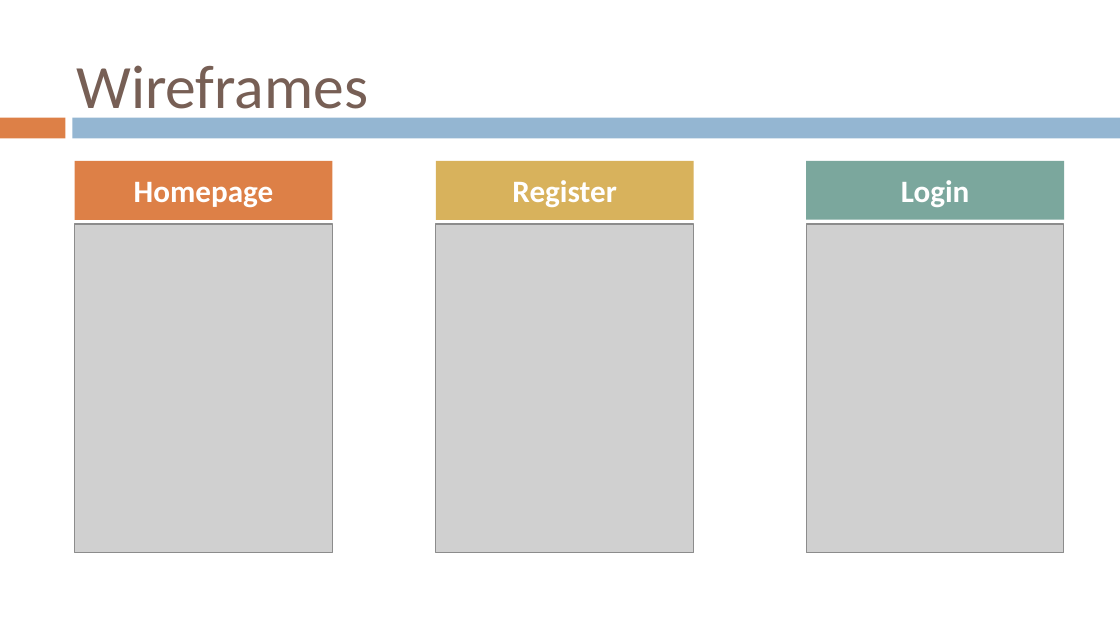
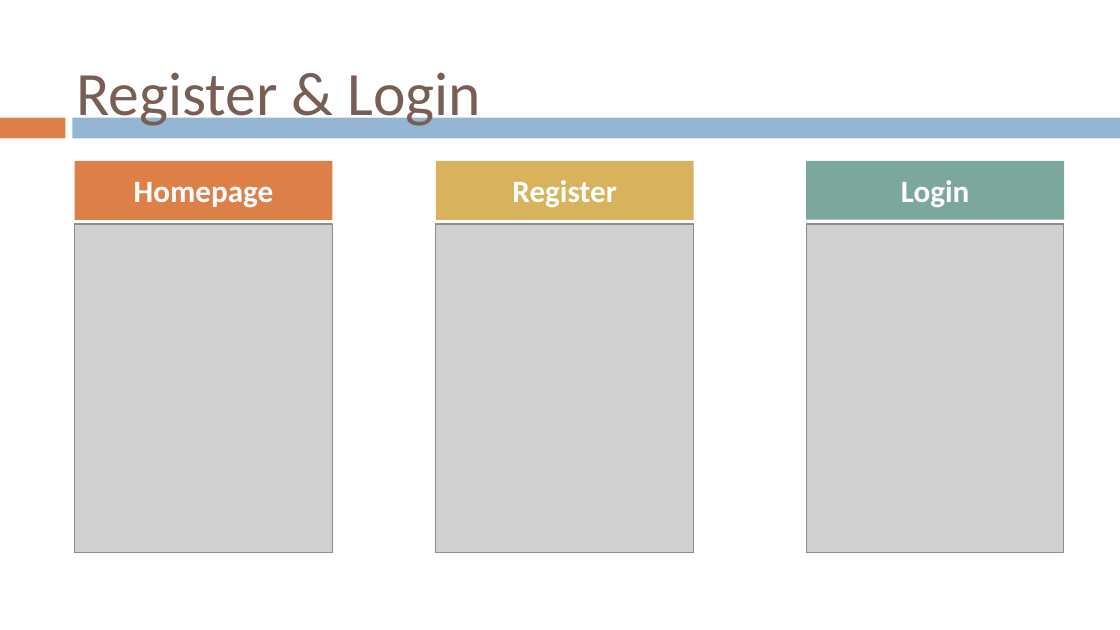
Before and after one commit to gvaccaro21/CS633---Term-Project, a slide deck: slide 30 of Final Presenation/CS_633_Zac3_term_project_report_FINAL_draft.pptx (slide 28 before the commit). Drawn at 1120x630 pixels with LibreOffice and Linux fonts; fonts in the diff are those of the drawing; grey boxes stand for pictures; background and template pictures are left out. Boxes give left, top, right and bottom in pixels: in the first picture for what was removed or moved away, otherwise in the second. Text is boxed around its words. In the diff, an @@ line names an element or a change of style, - is before the commit and + after.

```diff
--- a/Final Presenation/CS_633_Zac3_term_project_report_FINAL_draft.pptx
+++ b/Final Presenation/CS_633_Zac3_term_project_report_FINAL_draft.pptx
@@ title removed at [76, 65, 368, 123] @@
-Wireframes
@@ title added at [76, 72, 482, 129], 39.6 pt, text #775F55 @@
+Register & Login
```
Also in this commit, not shown: 14 other slides changed, 4 slides added, 1 slide removed.
